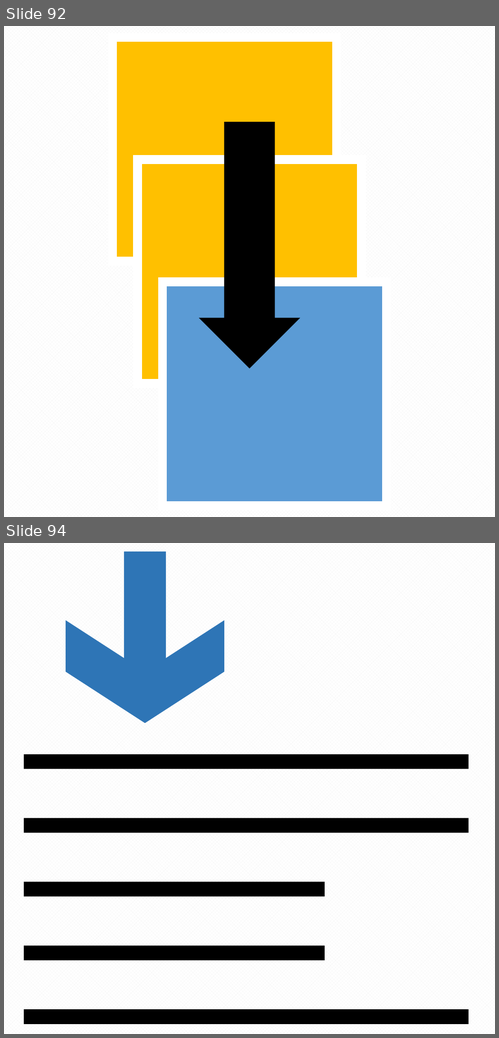
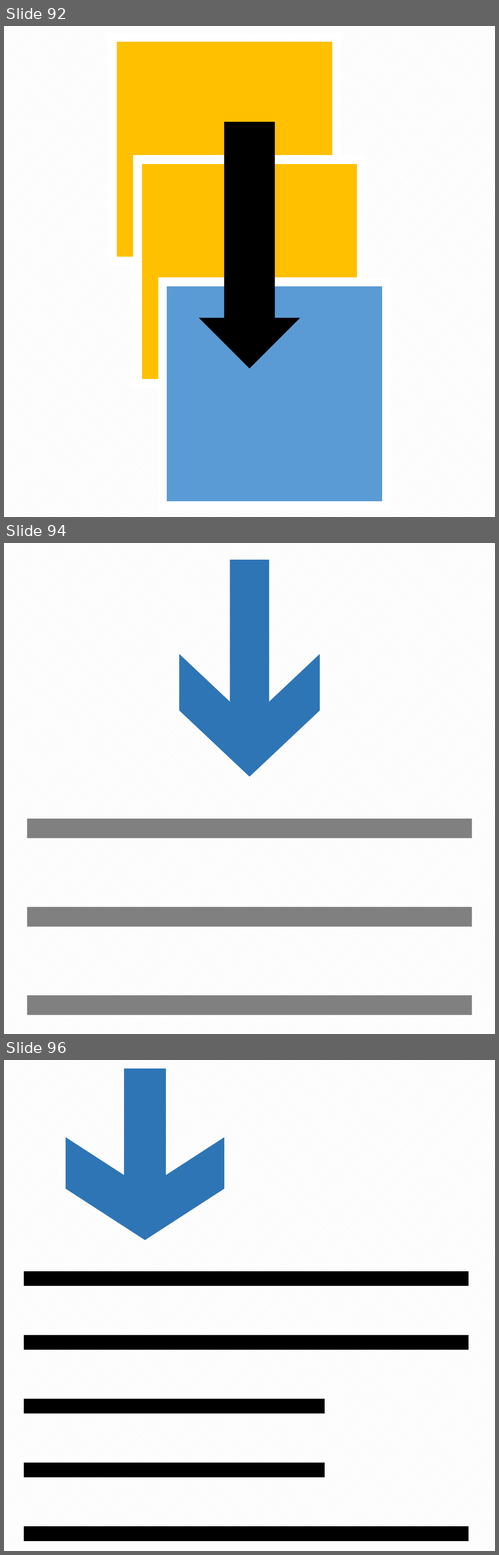
Before and after one commit to pyro-team/bkt-toolbox, a slide deck: features/dev_florian/resources/Icons.pptx. Shown one above the other, each under a label of ours: slides 92 and 94 before the commit, slides 92, 94 and 96 after it; the slides between them are not shown. The pictures are 499x1038 and 499x1555 pixels, drawn with LibreOffice and Linux fonts; fonts in the diff are those of the drawing. Boxes give left, top, right and bottom in pixels: in the first picture for what was removed or moved away, otherwise in the second. Text is boxed around its words. In the diff, an @@ line names an element or a change of style, - is before the commit and + after.

```diff
--- a/features/dev_florian/resources/Icons.pptx
+++ b/features/dev_florian/resources/Icons.pptx
@@ slide 94 added at [4,543,495,1034], background pattern #F2F2F2 on #FFFFFF @@
@@ rectangle added at [230,560,270,724], fill #2E75B6 @@
@@ chevron added at [179,654,320,777], fill #2E75B6 @@
@@ rectangle added at [27,819,472,838], fill #808080 @@
@@ rectangle added at [27,907,472,927], fill #808080 @@
@@ rectangle added at [27,996,472,1015], fill #808080 @@
@@ what was slide 94 is now slide 96 @@
```
Also in this commit, not shown: 2 other slides added, 1 slide removed, 4 other files.
